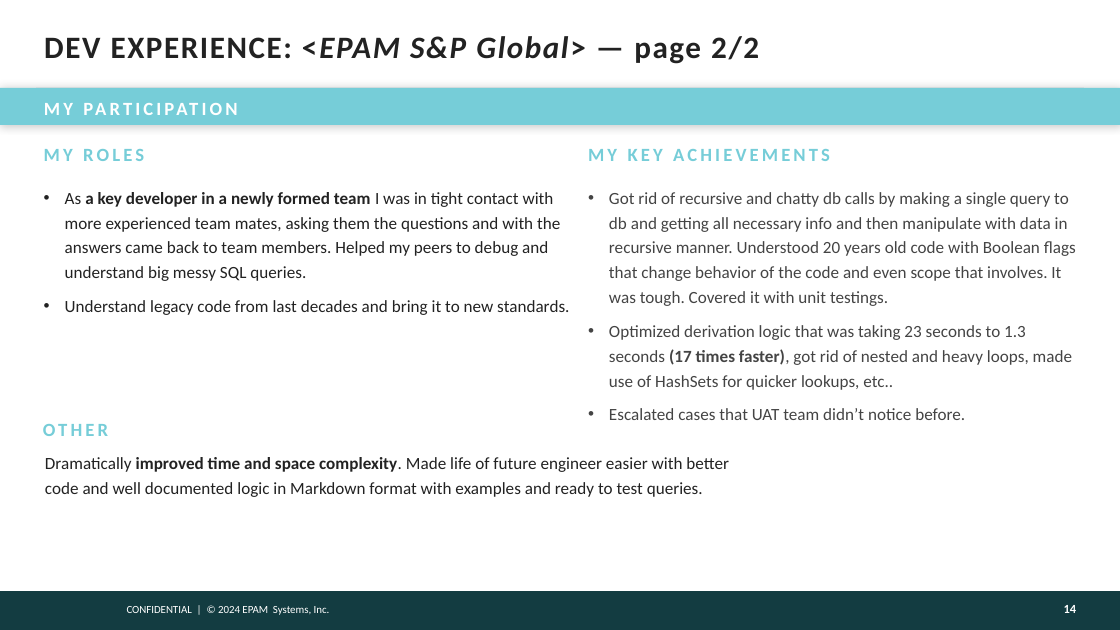
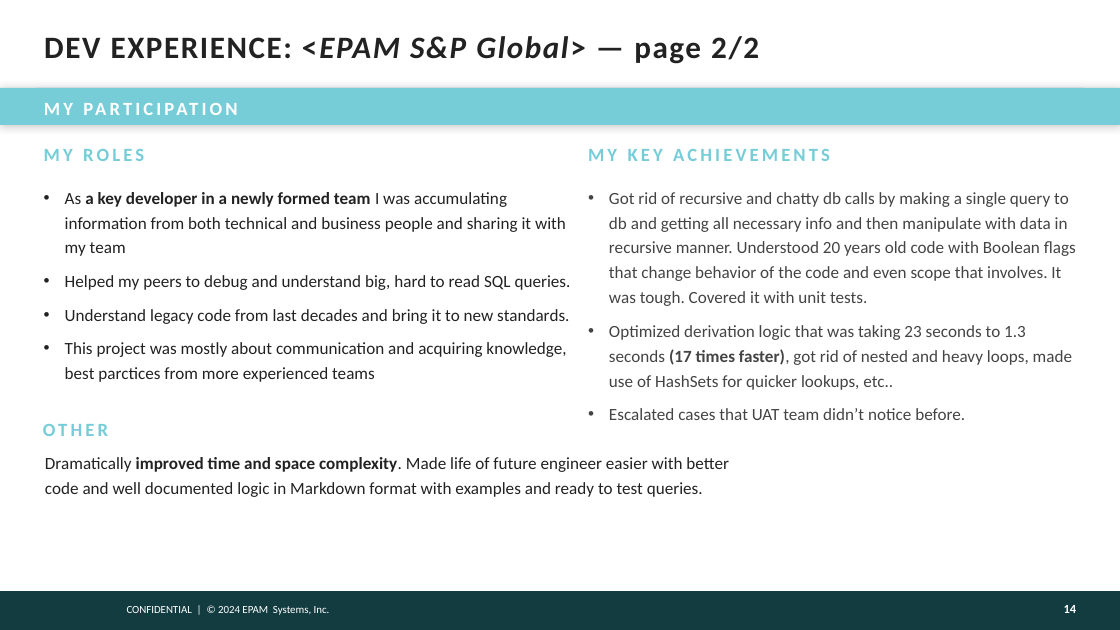
Before and after one commit to victoravt/Papers, a slide deck: slide 14 of Assessment Epam A2-A3/presentation-template.pptx. Drawn at 1120x630 pixels with LibreOffice and Linux fonts; fonts in the diff are those of the drawing; background and template pictures are left out. Boxes give left, top, right and bottom in pixels: in the first picture for what was removed or moved away, otherwise in the second. Text is boxed around its words. In the diff, an @@ line names an element or a change of style, - is before the commit and + after.

```diff
--- a/Assessment Epam A2-A3/presentation-template.pptx
+++ b/Assessment Epam A2-A3/presentation-template.pptx
@@ text at (65, 192, 571, 290): text changed @@
-• As a key developer in a newly formed team I was in tight contact with more experienced team mates, asking them the questions and with the answers came back to team members. Helped my peers to debug and understand big messy SQL queries.
+• As a key developer in a newly formed team I was accumulating information from both technical and business people and sharing it with my team
+• Helped my peers to debug and understand big, hard to read SQL queries.
@@ text at (609, 192, 1076, 306): text changed @@
-• Got rid of recursive and chatty db calls by making a single query to db and getting all necessary info and then manipulate with data in recursive manner. Understood 20 years old code with Boolean flags that change behavior of the code and even scope that involves. It was tough. Covered it with unit testings.
+• Got rid of recursive and chatty db calls by making a single query to db and getting all necessary info and then manipulate with data in recursive manner. Understood 20 years old code with Boolean flags that change behavior of the code and even scope that involves. It was tough. Covered it with unit tests.
@@ text at (65, 342, 566, 382): paragraph added @@
+• This project was mostly about communication and acquiring knowledge, best parctices from more experienced teams
```
Also in this commit, not shown: 11 other slides changed, 1 slide added, 3 slides removed, 2 other files.
